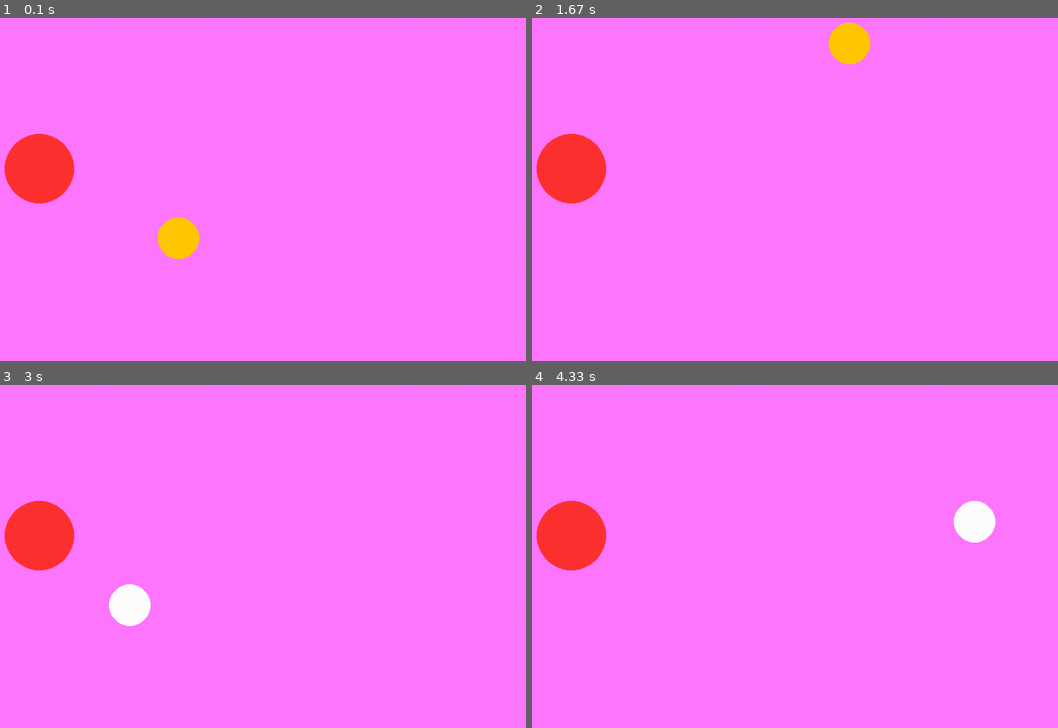
Above: before the commit, frames 1-4 (two rows, left to right).
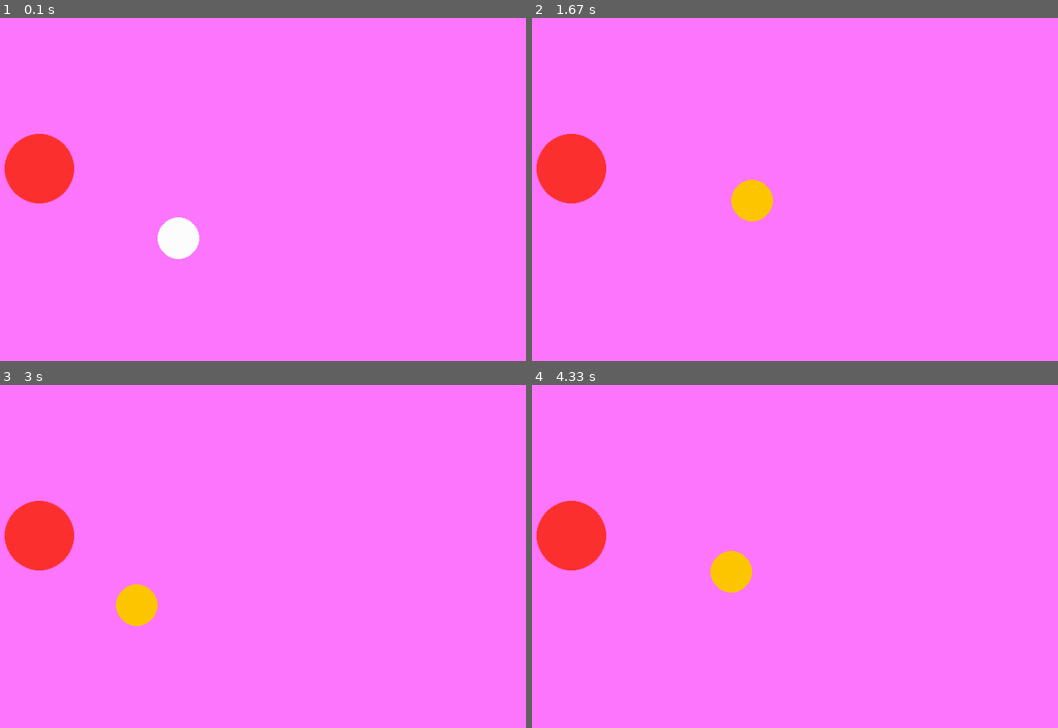
Above: after the commit, the same moments.

Repository: RanselAlvarez/estudio_pygame
Game: pygame game, started from ventana_base.py
Same seed, same stepped clock (60 frames per second), same inputs: the game is played once before the commit and once after it.
Inputs:
- Up to frame 1 (0.1 s): no input
- Up to frame 2 (1.67 s): hold Up 0.83-1.3 s; hold Right from 1.33 s (still down)
- Up to frame 3 (3 s): release Right at 1.8 s; hold Left 1.83-2.37 s; hold Down 2.4-2.7 s; hold Left from 2.73 s (still down)
- Up to frame 4 (4.33 s): release Left at 3.13 s; hold Up 3.17-3.53 s; hold Right 3.57-4.2 s; hold Down from 4.23 s (still down)

The runs differ from the first frame. In frame 1, 0.8% of the frame differs, in the area x 29-38%, y 58-71%; in frame 2, 1.5%, in the area x 37-65%, y 1-60%; in frame 3, 0.9%; in frame 4, 1.5%.

Commit message:
Avanzando pygame

Diff:
--- a/ventana_base.py
+++ b/ventana_base.py
@@ -10,6 +10,10 @@
 
 
 #==========================================================
+# Marca de tiempo de la ultima colision ---
+colision_time = 0
+
+
 # JUGADOR
 #Posicion de la figura en la pantalla
 jugador_x, jugador_y = ANCHO//2, ALTO//2
@@ -17,7 +21,7 @@
 # Medidas de la figura
 color_jugador = (255, 200, 0) # Color inicial
 radio_jugador = 30
-velocidad = 10
+velocidad = 3
 
 #==========================================================
 # Circulo enemigo (estatico por el momento)
@@ -26,12 +30,11 @@
 color_enemigo = (255, 50, 50)  # Rojo
 
 
+
 # Esto es para los FPS
 reloj = pygame.time.Clock()
 
 
-
-colision_time = 0
 corriendo = True
 
 while corriendo:
@@ -77,25 +80,35 @@
     # -----------------------------------------
 
     #---DETECCION DE COLISION----#
+
     distancia = math.hypot(jugador_x - enemigo_x, jugador_y - enemigo_y)
+    # print(f"Distancia actual: {distancia:.1f} | Suma radios: {radio_jugador + radio_enemigo}")
+
+
     if distancia < (radio_jugador + radio_enemigo):
         colision_time = pygame.time.get_ticks()
-        if pygame.time.get_ticks() - colision_time < 1000:
-            color_jugador = (255, 255, 255)
-            # Accion e colision(resetear la posicion del jugador)
-            jugador_x, jugador_y = ANCHO // 2, ALTO //2
+
+    if pygame.time.get_ticks() - colision_time < 1000:
+        # Accion e colision(resetear la posicion del jugador)
+        jugador_x, jugador_y = ANCHO // 2, ALTO //2
+        color_colision = (255, 255, 255)
+    else:
+        color_colision = color_jugador
 
 
+    # Dibuja el fondo de la pantalla
+    pantalla.fill((255, 120, 255))
 
-
-    pantalla.fill((255, 120, 255))
     # Dibujar el circulo del jugador
-    pygame.draw.circle(pantalla, color_jugador, (jugador_x, jugador_y), radio_jugador)
+    pygame.draw.circle(pantalla, color_colision, (jugador_x, jugador_y), radio_jugador)
 
     # Dibujar el circulo del enemigo
     pygame.draw.circle(pantalla, color_enemigo, (enemigo_x, enemigo_y), radio_enemigo)
 
+    # Actualiza la pantalla para mostrar los cambios
     pygame.display.flip()
+
+    # Fija 60 FPS
     reloj.tick(60)
 
 
